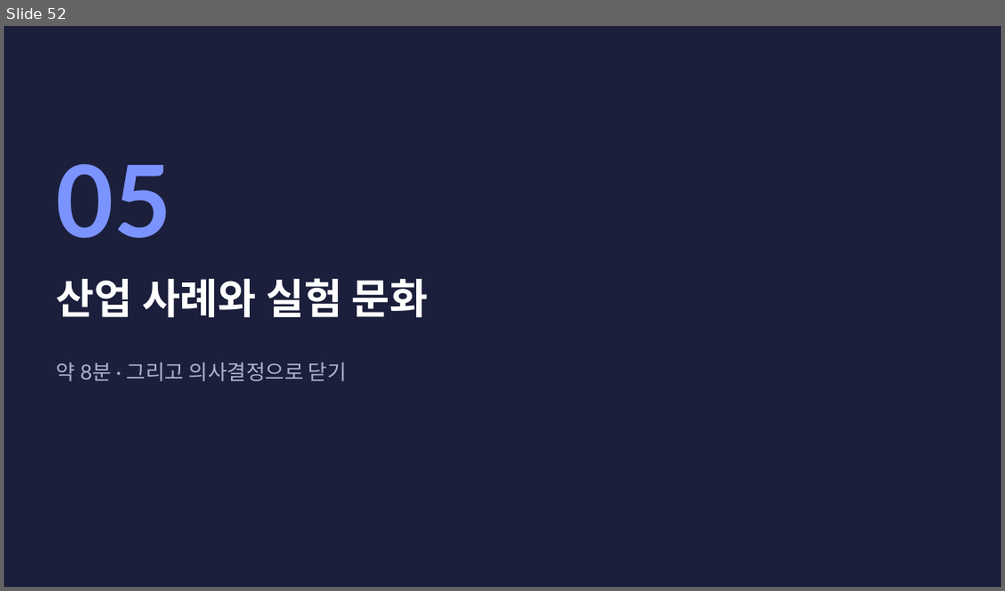
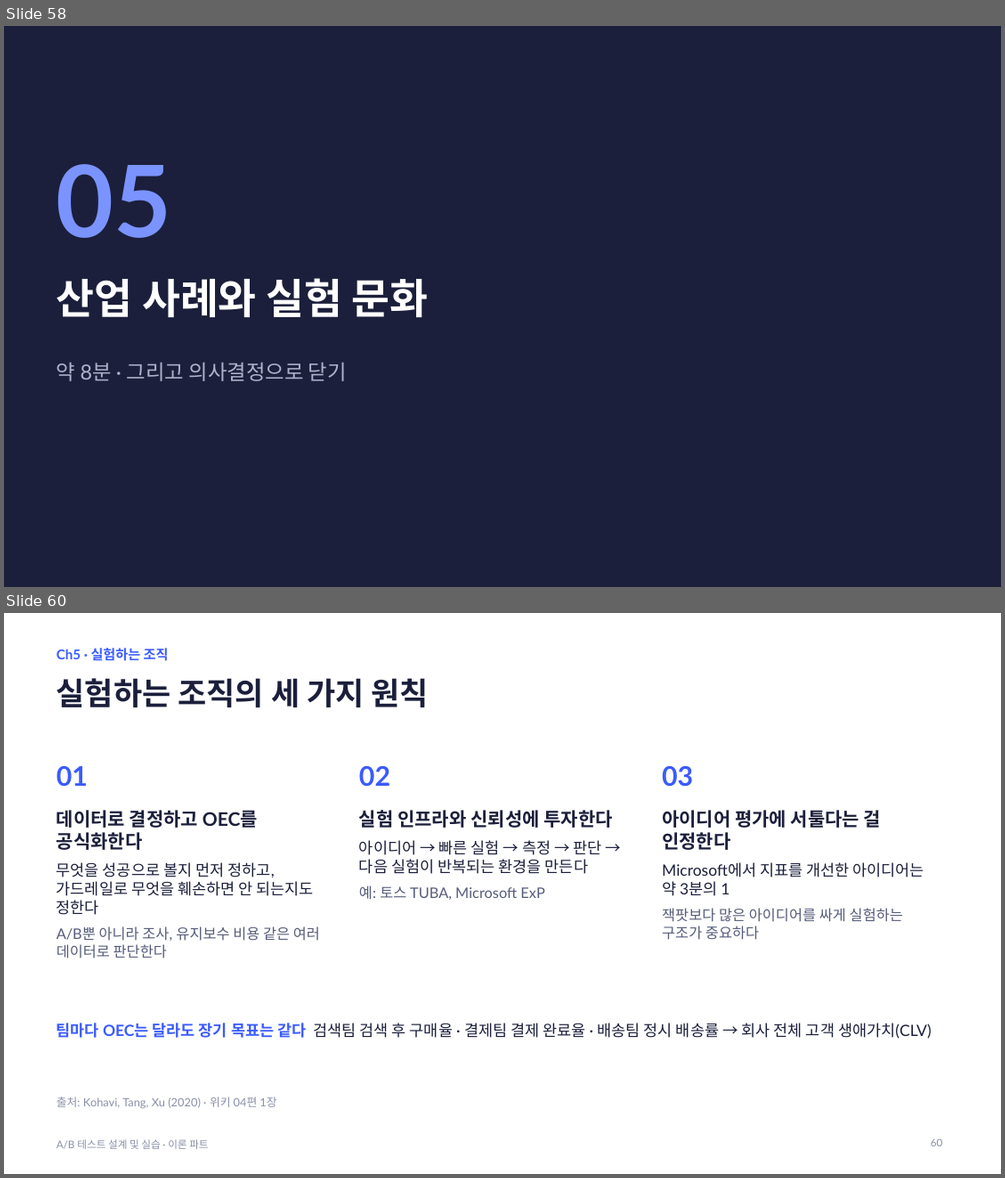
Before and after one commit to JungYeoni/quickmart-lab-rats, a slide deck: docs/lecture/ab-testing-theory.pptx. Shown one above the other, each under a label of ours: slide 52 before the commit, slides 58 and 60 after it; the slides between them are not shown. The pictures are 1005x591 and 1005x1178 pixels, drawn with LibreOffice and Linux fonts; fonts in the diff are those of the drawing. Boxes give left, top, right and bottom in pixels: in the first picture for what was removed or moved away, otherwise in the second. Text is boxed around its words. In the diff, an @@ line names an element or a change of style, - is before the commit and + after.

Commit message:
docs: 이론 PPT에 위키 04·05편과 실습 대비 슬라이드 반영
- 실습 사례 대비 비열등성 검정, 비율 지표 구성 효과, 트리거 분석 추가, 굿하트의 법칙 복원
- 위키 04편(실험 조직 원칙, 성숙도 모델)과 05편(실험 단위, 식별자, 반복 노출) 반영
- 가이드 덱 제작 기록 갱신

```diff
--- a/docs/lecture/ab-testing-theory.pptx
+++ b/docs/lecture/ab-testing-theory.pptx
@@ slide 60 added at (x1=4, y1=613, x2=1001, y2=1174), background #FFFFFF @@
@@ text added at (x1=57, y1=648, x2=169, y2=661), 13 pt, text #3A5BFF, bold @@
+Ch5 · 실험하는 조직
@@ title added at (x1=57, y1=678, x2=428, y2=707), 30 pt, text #1B1F3B, bold @@
+실험하는 조직의 세 가지 원칙
@@ text added at (x1=57, y1=766, x2=88, y2=787), 26 pt, text #3A5BFF, bold @@
+01
@@ text added at (x1=359, y1=766, x2=390, y2=787), 26 pt, text #3A5BFF, bold @@
+02
@@ text added at (x1=662, y1=766, x2=693, y2=787), 26 pt, text #3A5BFF, bold @@
+03
@@ text added at (x1=57, y1=810, x2=320, y2=958), 15 pt, text #1B1F3B @@
+데이터로 결정하고 OEC를 공식화한다
+무엇을 성공으로 볼지 먼저 정하고, 가드레일로 무엇을 훼손하면 안 되는지도 정한다
+A/B뿐 아니라 조사, 유지보수 비용 같은 여러 데이터로 판단한다
@@ text added at (x1=359, y1=810, x2=612, y2=900), 15 pt, text #1B1F3B @@
+실험 인프라와 신뢰성에 투자한다
+아이디어 → 빠른 실험 → 측정 → 판단 → 다음 실험이 반복되는 환경을 만든다
+예: 토스 TUBA, Microsoft ExP
@@ text added at (x1=662, y1=810, x2=923, y2=940), 15 pt, text #1B1F3B @@
+아이디어 평가에 서툴다는 걸 인정한다
+Microsoft에서 지표를 개선한 아이디어는 약 3분의 1
+잭팟보다 많은 아이디어를 싸게 실험하는 구조가 중요하다
@@ text added at (x1=57, y1=1022, x2=931, y2=1038), 15 pt, text #1B1F3B @@
+팀마다 OEC는 달라도 장기 목표는 같다 검색팀 검색 후 구매율 · 결제팀 결제 완료율 · 배송팀 정시 배송률 → 회사 전체 고객 생애가치(CLV)
@@ text added at (x1=57, y1=1096, x2=276, y2=1108), 11 pt, text #8A90A8 @@
+출처: Kohavi, Tang, Xu (2020) · 위키 04편 1장
@@ text added at (x1=57, y1=1139, x2=208, y2=1149), 10 pt, text #8A90A8 @@
+A/B 테스트 설계 및 실습 · 이론 파트
@@ page number added at (x1=930, y1=1138, x2=942, y2=1146), 10 pt, text #8A90A8 @@
+60
@@ what was slide 52 is now slide 58 @@
```
Also in this commit, not shown: 11 slides changed, 7 other slides added, 1 other file.
